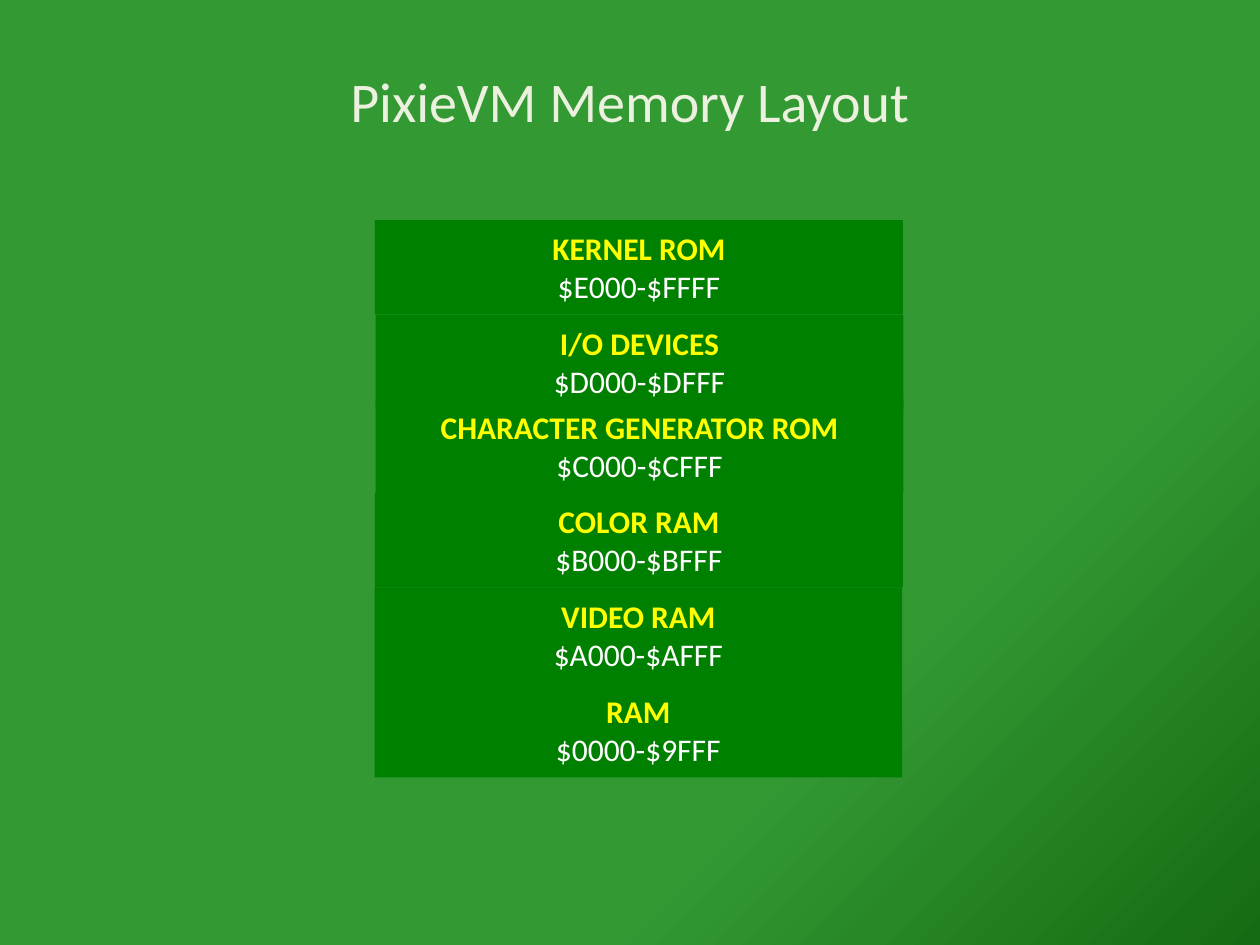
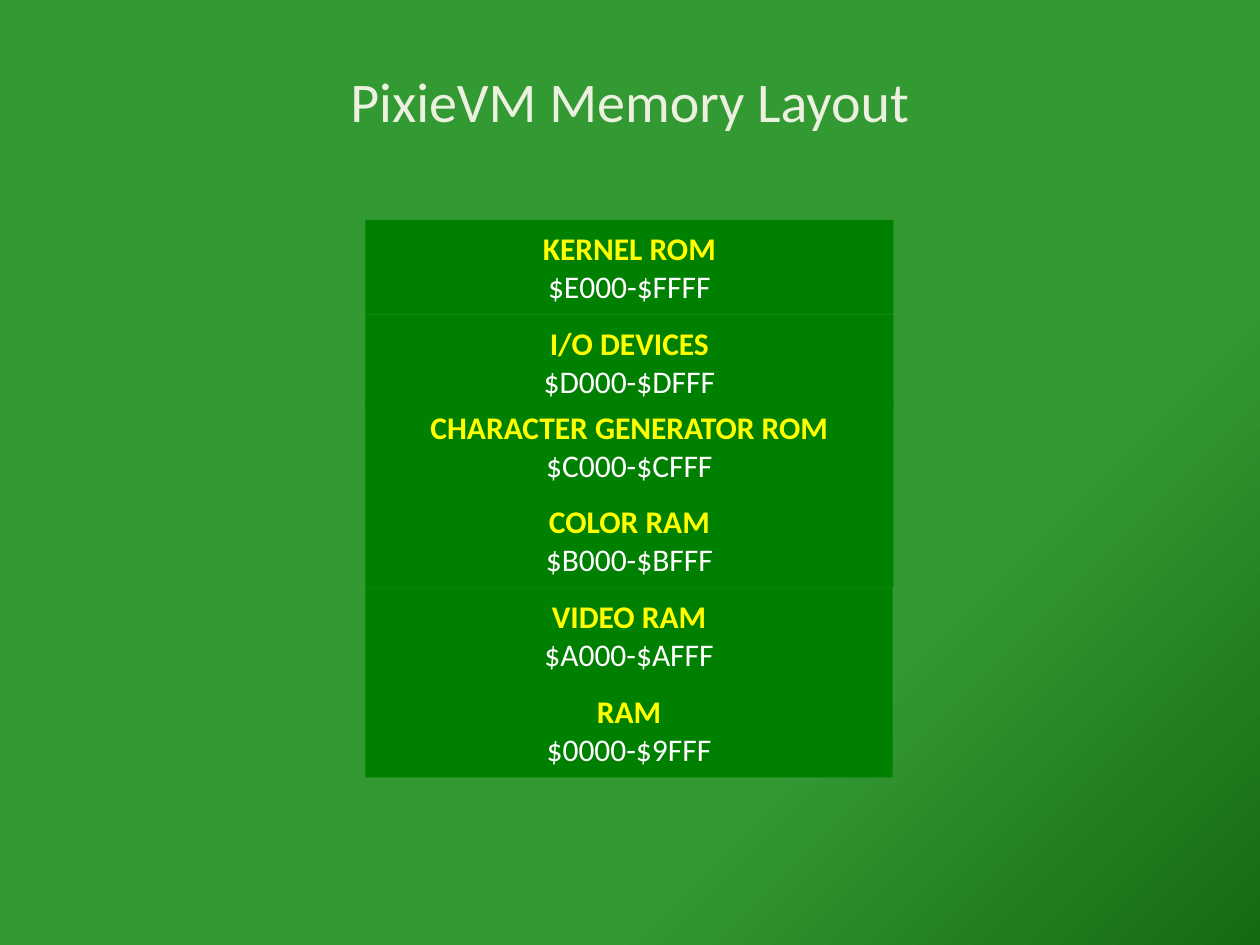
Before and after one commit to trieck/pixievm, a slide deck: slide 1 of doc/PixieVM Memory Layout.pptx. Drawn at 1260x945 pixels with LibreOffice and Linux fonts; fonts in the diff are those of the drawing. Boxes give left, top, right and bottom in pixels: in the first picture for what was removed or moved away, otherwise in the second. Text is boxed around its words. In the diff, an @@ line names an element or a change of style, - is before the commit and + after.

```diff
--- a/doc/PixieVM Memory Layout.pptx
+++ b/doc/PixieVM Memory Layout.pptx
@@ 4 texts, 2 rectangles: place and size @@
-4 texts, 2 rectangles at bbox=[374, 220, 903, 777]
+4 texts, 2 rectangles at bbox=[365, 220, 893, 777]
```
Also in this commit, not shown: 11 other files.
